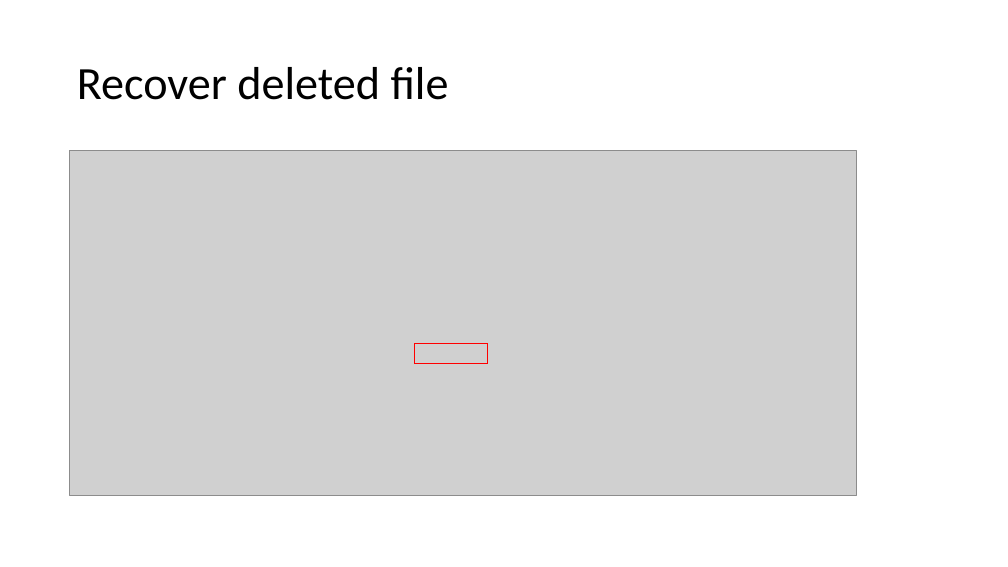
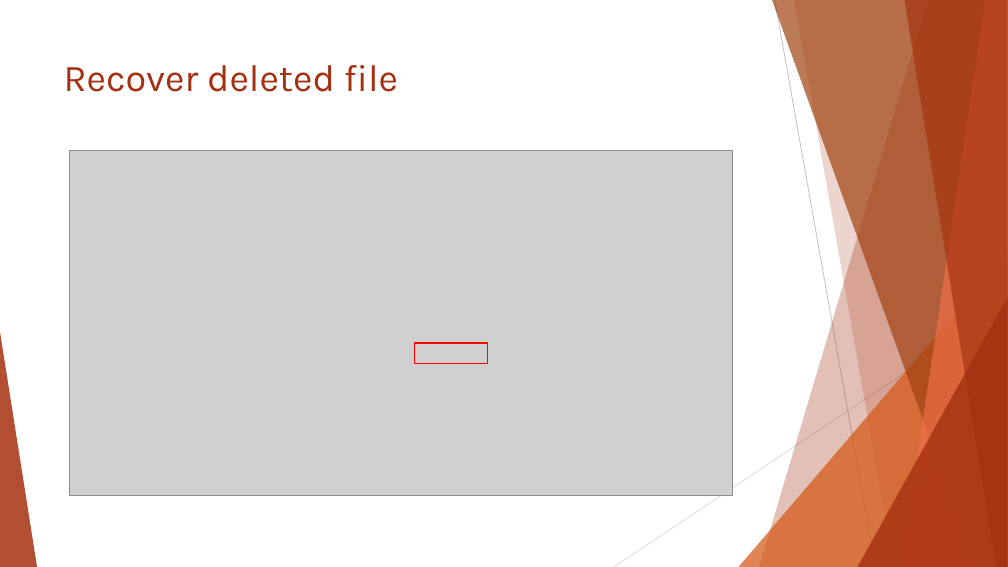
Before and after one commit to sajinshivdas/Digital-Forensics-Lab, a slide deck: slide 28 of Basic_Computer_Skills_for_Forensics/5_Introduction_to_digital_forensics.pptx. Drawn at 1008x567 pixels with LibreOffice and Linux fonts; fonts in the diff are those of the drawing; grey boxes stand for pictures; background and template pictures are left out. Boxes give left, top, right and bottom in pixels: in the first picture for what was removed or moved away, otherwise in the second. Text is boxed around its words. In the diff, an @@ line names an element or a change of style, - is before the commit and + after.

```diff
--- a/Basic_Computer_Skills_for_Forensics/5_Introduction_to_digital_forensics.pptx
+++ b/Basic_Computer_Skills_for_Forensics/5_Introduction_to_digital_forensics.pptx
@@ title "Recover deleted file": place and size @@
-title "Recover deleted file" at box(77, 67, 449, 100)
+title "Recover deleted file" at box(64, 65, 398, 92)
@@ title "Recover deleted file" at box(64, 65, 398, 92): size 44 to 36 pt, font Calibri to Karla, text colour #000000 to #A5300F; line spacing 0.9 to 1; vertical alignment middle to top @@
@@ picture: place and size @@
-picture at box(70, 150, 857, 495)
+picture at box(70, 150, 733, 495)
@@ group added at box(0, 0, 1008, 567): 5 freeform shapes, 3 triangles, 2 lines @@
```
Also in this commit, not shown: 32 other slides changed.
